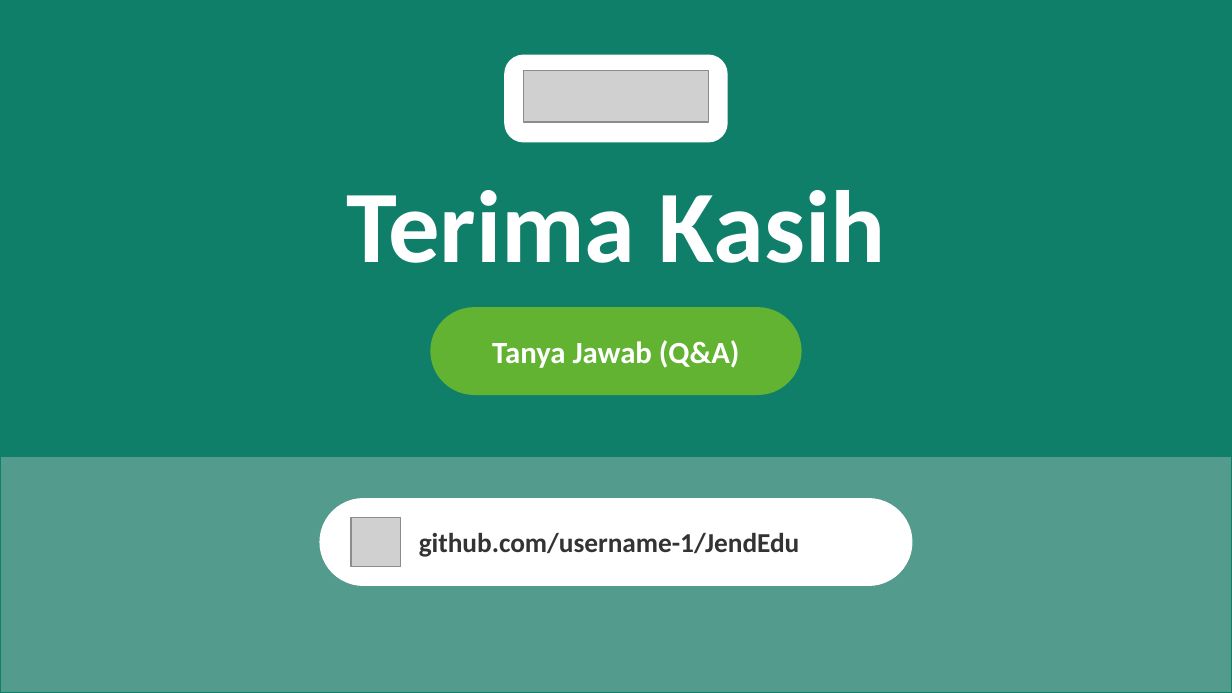
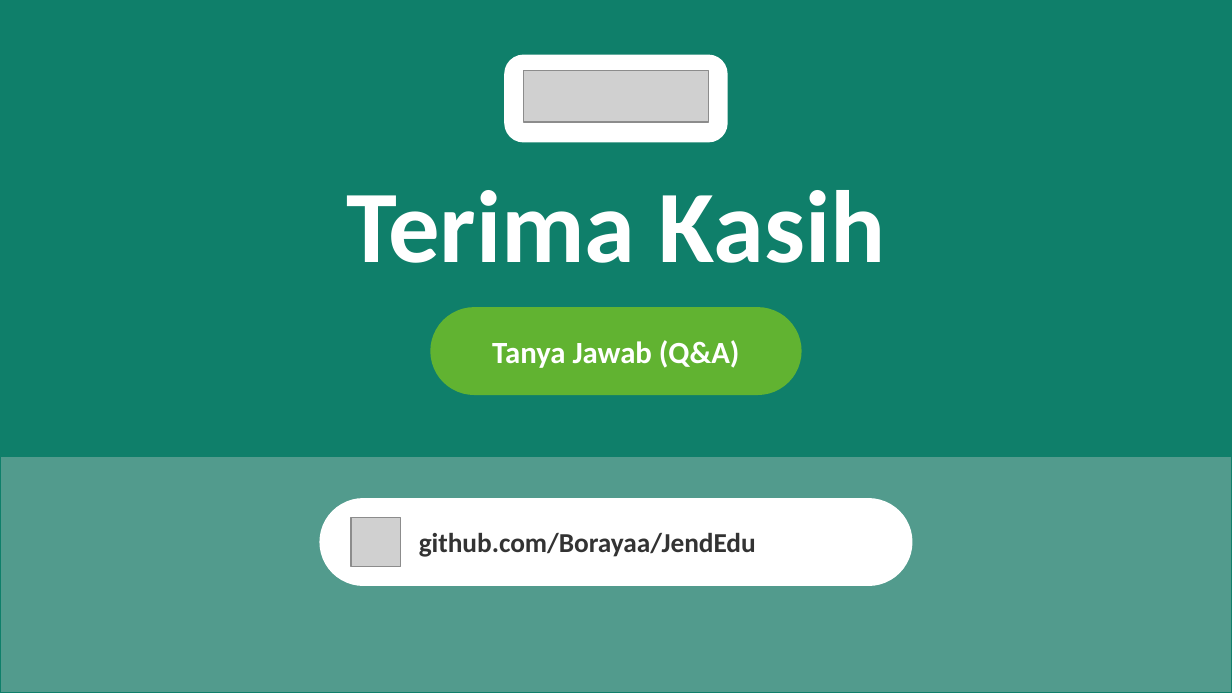
Before and after one commit to Borayaa/JendEdu-template, a slide deck: slide 14 of presentasi/JendEdu-Presentasi-dengan-Naskah.pptx (slide 9 before the commit). Drawn at 1232x693 pixels with LibreOffice and Linux fonts; fonts in the diff are those of the drawing; grey boxes stand for pictures. Boxes give left, top, right and bottom in pixels: in the first picture for what was removed or moved away, otherwise in the second. Text is boxed around its words. In the diff, an @@ line names an element or a change of style, - is before the commit and + after.

```diff
--- a/presentasi/JendEdu-Presentasi-dengan-Naskah.pptx
+++ b/presentasi/JendEdu-Presentasi-dengan-Naskah.pptx
@@ text at box(419, 533, 756, 557): text changed @@
-github.com/username-1/JendEdu
+github.com/Borayaa/JendEdu
```
Also in this commit, not shown: 3 other slides changed, 5 slides added, 25 other files.
